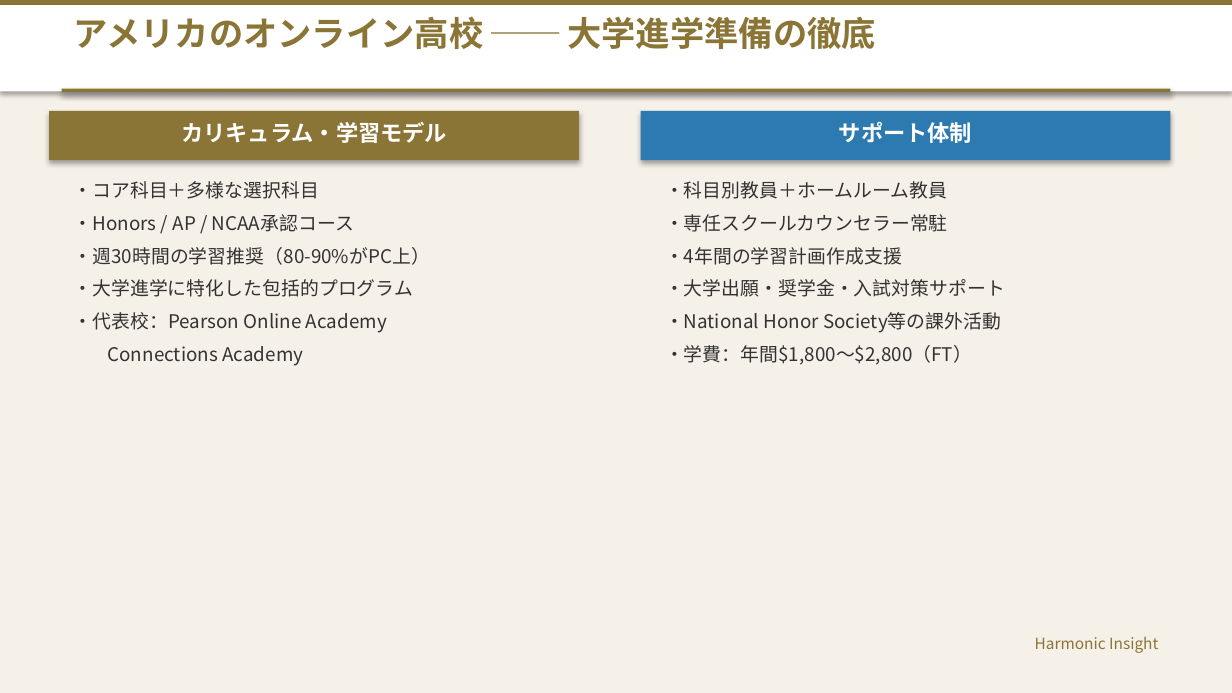
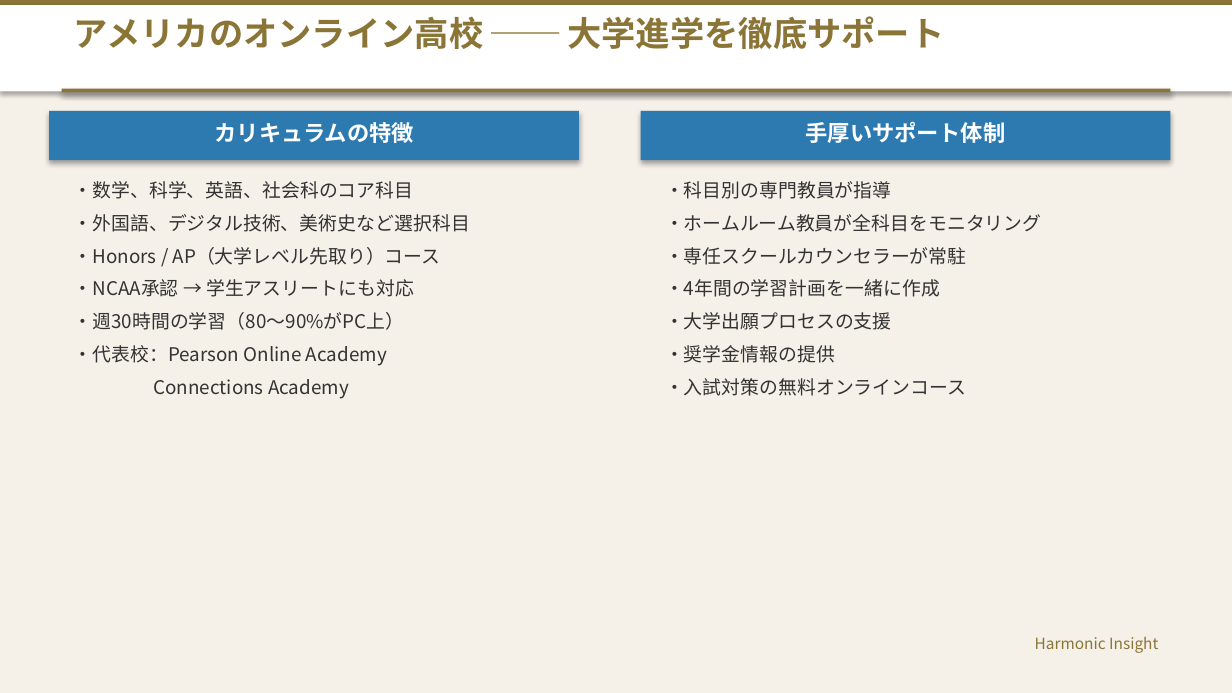
Before and after one commit to HarmonicInsight/Movie_Contents, a slide deck: slide 6 of 海外学習_留学_グローバルオンライン教育_プレゼンテーション.pptx (slide 10 before the commit). Drawn at 1232x693 pixels with LibreOffice and Linux fonts; fonts in the diff are those of the drawing. Boxes give left, top, right and bottom in pixels: in the first picture for what was removed or moved away, otherwise in the second. Text is boxed around its words. In the diff, an @@ line names an element or a change of style, - is before the commit and + after.

```diff
--- a/海外学習_留学_グローバルオンライン教育_プレゼンテーション.pptx
+++ b/海外学習_留学_グローバルオンライン教育_プレゼンテーション.pptx
@@ text at [74,16,944,49]: text changed @@
-アメリカのオンライン高校 ── 大学進学準備の徹底
+アメリカのオンライン高校 ── 大学進学を徹底サポート
@@ rectangle at [49,111,579,160]: fill #8B7536 to #2C7AB0 @@
@@ text at [215,122,414,143]: text changed @@
-カリキュラム・学習モデル
+カリキュラムの特徴
@@ text at [806,121,1006,143]: text changed @@
-サポート体制
+手厚いサポート体制
@@ text at [74,181,470,330]: text changed @@
-・コア科目＋多様な選択科目
-・Honors / AP / NCAA承認コース
-・週30時間の学習推奨（80-90%がPC上）
-・大学進学に特化した包括的プログラム
+・数学、科学、英語、社会科のコア科目
+・外国語、デジタル技術、美術史など選択科目
+・Honors / AP（大学レベル先取り）コース
+・NCAA承認 → 学生アスリートにも対応
+・週30時間の学習（80〜90%がPC上）
@@ text at [665,181,1041,396]: text changed @@
-・科目別教員＋ホームルーム教員
-・専任スクールカウンセラー常駐
-・4年間の学習計画作成支援
-・大学出願・奨学金・入試対策サポート
-・National Honor Society等の課外活動
-・学費：年間$1,800〜$2,800（FT）
+・科目別の専門教員が指導
+・ホームルーム教員が全科目をモニタリング
+・専任スクールカウンセラーが常駐
+・4年間の学習計画を一緒に作成
+・大学出願プロセスの支援
+・奨学金情報の提供
+・入試対策の無料オンラインコース
```
Also in this commit, not shown: 13 other slides changed, 2 slides added, 14 slides removed, 1 other file.
